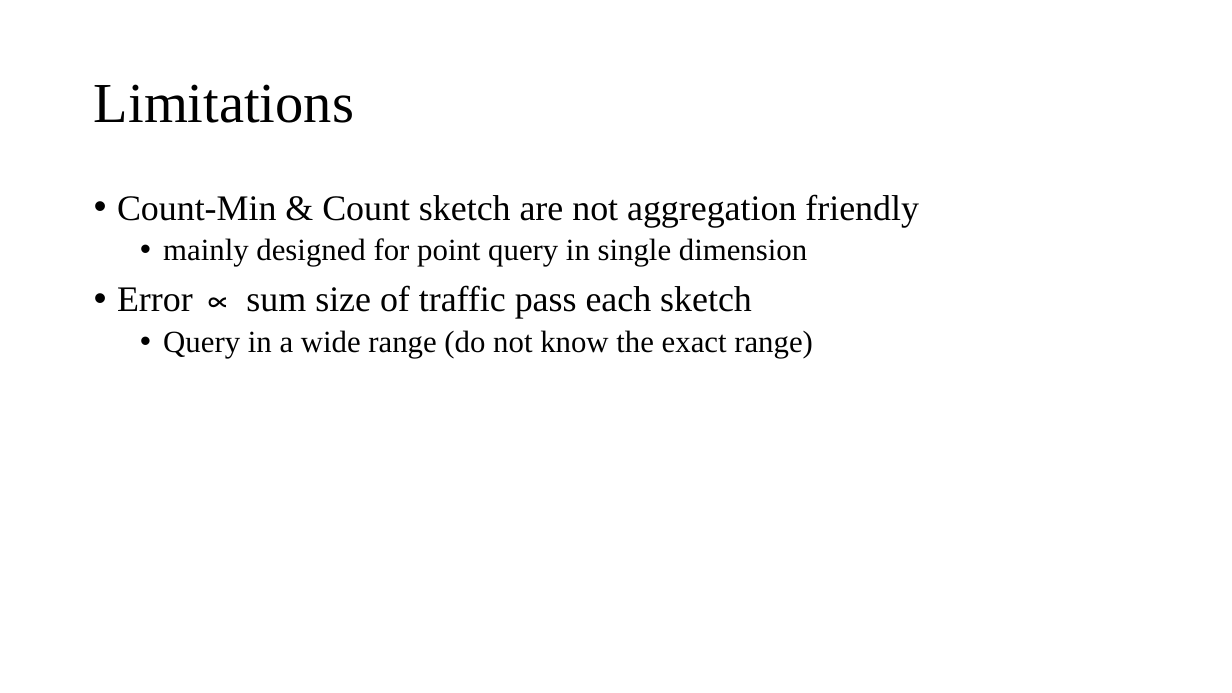
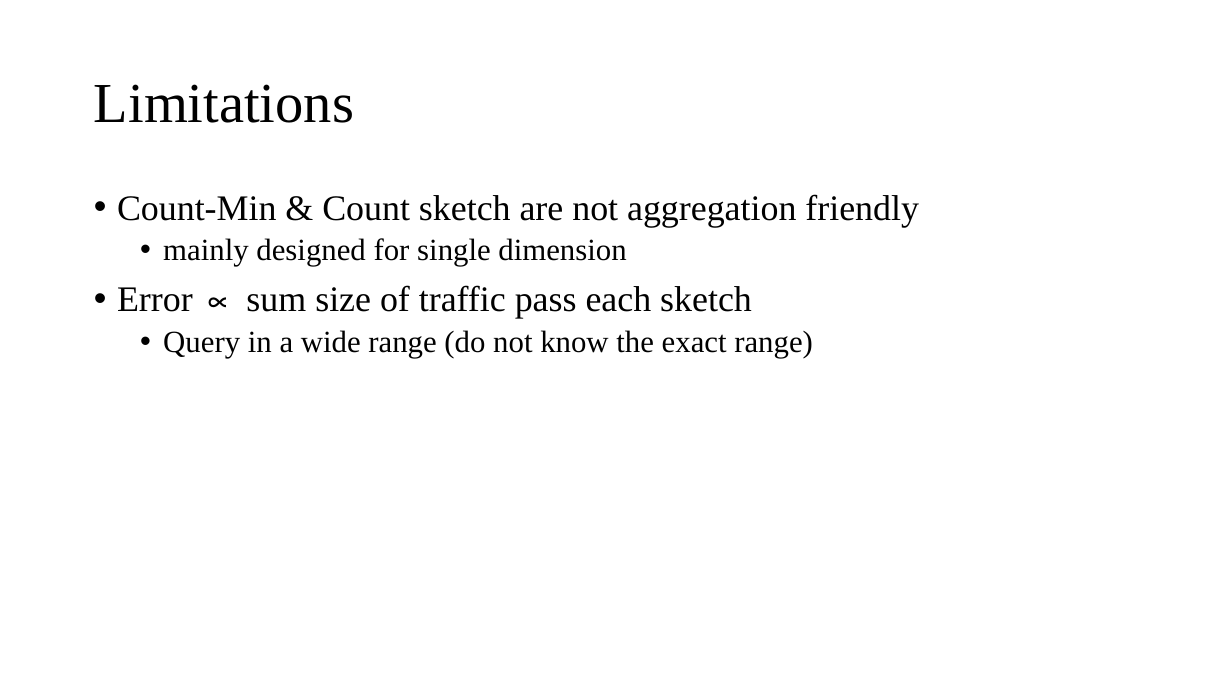
Before and after one commit to Lipox/Dimension, a slide deck: slide 10 of dimensions.pptx (slide 9 before the commit). Drawn at 1232x693 pixels with LibreOffice and Linux fonts; fonts in the diff are those of the drawing. Boxes give left, top, right and bottom in pixels: in the first picture for what was removed or moved away, otherwise in the second. Text is boxed around its words. In the diff, an @@ line names an element or a change of style, - is before the commit and + after.

```diff
--- a/dimensions.pptx
+++ b/dimensions.pptx
@@ text at box(163, 238, 626, 266): text changed @@
-  • mainly designed for point query in single dimension
+  • mainly designed for single dimension
```
Also in this commit, not shown: 3 other slides changed, 3 slides added.
